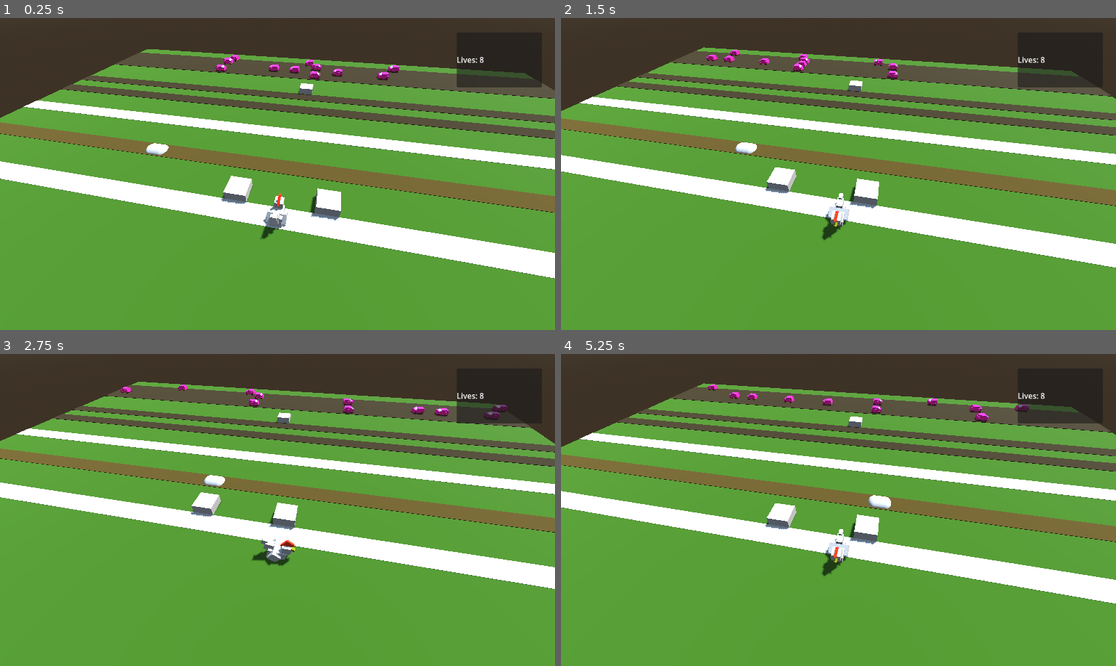
Above: before the commit, frames 1-4 (two rows, left to right).
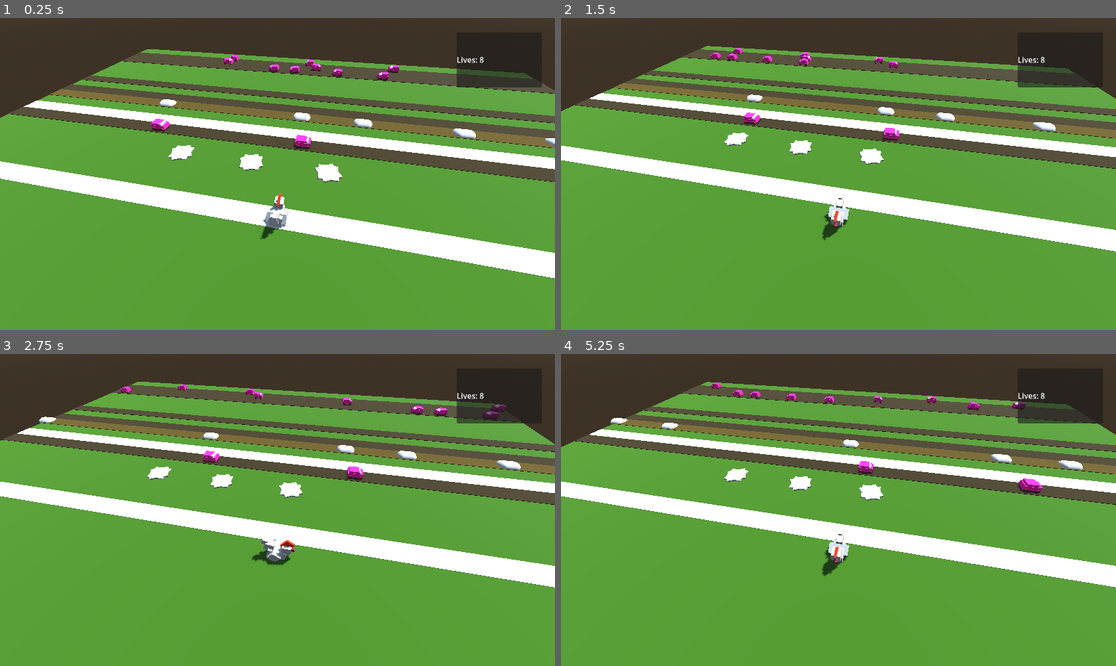
Above: after the commit, the same moments.

Repository: unblinky/danger-xing
Game: Godot game, scene res://Main/Main.tscn
Same seed, same stepped clock (60 frames per second), same inputs: the game is played once before the commit and once after it.
Inputs:
- Up to frame 1 (0.25 s): no input
- Up to frame 2 (1.5 s): hold D (move_right) 0.53-1.28 s; hold S (move_back) from 1.28 s (still down)
- Up to frame 3 (2.75 s): release S (move_back) at 2.03 s; hold D (move_right) from 2.03 s (still down)
- Up to frame 4 (5.25 s): release D (move_right) at 2.78 s; hold W (move_forward) 2.78-3.53 s; hold A (move_left) 3.53-5.03 s; hold S (move_back) from 5.03 s (still down)

The runs differ from the first frame. In frame 1, 13% of the frame differs, in the area x 0-100%, y 13-66%; in frame 2, 26%; in frame 3, 13%; in frame 4, 26%, in the area x 0-100%, y 8-81%.

Commit message:
Goals and riding Vessels.

Diff:
--- a/Code/Chicken/Chicken.gd
+++ b/Code/Chicken/Chicken.gd
@@ -3,6 +3,8 @@
 
 @onready var graphics: Node3D = $Graphics
 @onready var lives_ui: Label = $UI/LivesUI
+
+@export var lerp_speed: float = 8.0 # m/s lerp
 
 var lives: int = 8
 
@@ -11,7 +13,10 @@
 var from: Vector3
 var to: Vector3
 var weight: float = 1.0 # We're already there.
-var lerp_speed: float = 2.0 # m/s lerp
+
+
+var riding_vessel: Vessel = null
+
 
 func _ready() -> void:
 	area_entered.connect(on_collision)
@@ -35,30 +40,49 @@
 			graphics.rotation_degrees.y = -90.0
 
 		if Input.is_action_just_pressed("move_forward"):
+			riding_vessel = null
+
 			from = position
 			to = position + Vector3.FORWARD
+			to = to.round()
+
 			weight = 0.0
 			graphics.rotation_degrees.y = 0.0
 
 		if Input.is_action_just_pressed("move_back"):
+			riding_vessel = null
+
 			from = position
 			to = position + Vector3.BACK
+			to = to.round()
+
 			weight = 0.0
 			graphics.rotation_degrees.y = 180.0
 
 	if weight < 1.0:
 		# Update our position
 		weight += lerp_speed * delta
+		## Lerp the position.
+		position = lerp(from, to, weight)
 	else:
 		# Stop the lerp.
 		weight = 1.0
 		from = to
+		graphics.show()
 
-	position = lerp(from, to, weight)
+	if riding_vessel != null:
+		position = riding_vessel.global_position
+
+
+func rabbit_hole():
+	from = position
+	to = spawning_point
+	weight = 0.0
+	graphics.hide()
 
 
 func destroy():
-	position = spawning_point
+	rabbit_hole()
 	graphics.rotation_degrees.y = 0
 	lives -= 1
 	lives_ui.text = "Lives: " + str(lives)
@@ -67,13 +91,25 @@
 func on_collision(area: Area3D):
 	if area is Goal:
 		print("Goal!!!!")
+		area.occupy()
+		rabbit_hole()
+
+		# FIXME: Printing wrong.
+		# HACK: In the wrong place. Should be in Main.
+		if get_parent().is_game_over():
+			print("Level Complete")
+		else:
+			print ("Still more to go.")
 
 	if area is Car:
+		print("Hit by car.")
 		destroy()
 
 	if area is Vessel:
 		print("Riding on a Vessel.")
+		riding_vessel = area
 
 	if area is River:
-		destroy()
 		print("Hit the river.")
+		if riding_vessel == null:
+			destroy()
--- a/Code/Chicken/Chicken.tscn
+++ b/Code/Chicken/Chicken.tscn
@@ -1,16 +1,14 @@
 [gd_scene format=3 uid="uid://dp46nxm4qxs46"]
 
 [ext_resource type="Script" uid="uid://d2ylk5fblpau0" path="res://Chicken/Chicken.gd" id="1_13h8f"]
+[ext_resource type="Material" uid="uid://dlyf5cjkcjm5j" path="res://Car/assets/RubberTire.tres" id="2_nv08f"]
 
 [sub_resource type="BoxShape3D" id="BoxShape3D_13h8f"]
-size = Vector3(0.9, 0.9, 0.9)
+size = Vector3(0.8, 0.9, 0.8)
 
 [sub_resource type="BoxMesh" id="BoxMesh_13h8f"]
 
 [sub_resource type="BoxMesh" id="BoxMesh_nv08f"]
-
-[sub_resource type="StandardMaterial3D" id="StandardMaterial3D_kahpe"]
-albedo_color = Color(0.43378288, 0.433639, 0, 1)
 
 [sub_resource type="BoxMesh" id="BoxMesh_htchh"]
 size = Vector3(1, 0.542, 0.542)
@@ -40,7 +38,7 @@
 
 [node name="Beak" type="MeshInstance3D" parent="Graphics" unique_id=1847760561]
 transform = Transform3D(0.16036025, 0, 0, 0, 0.1565742, 0.05882232, 0, -0.03463999, 0.2658793, 0, 0.7135552, -0.7687149)
-material_override = SubResource("StandardMaterial3D_kahpe")
+material_override = ExtResource("2_nv08f")
 mesh = SubResource("BoxMesh_nv08f")
 
 [node name="MeshInstance3D3" type="MeshInstance3D" parent="Graphics" unique_id=330973047]
--- a/Code/Goal/Goal.gd
+++ b/Code/Goal/Goal.gd
@@ -1,2 +1,19 @@
 extends Area3D
 class_name Goal
+
+@onready var chicken: Node3D = $Chicken
+@onready var beak: MeshInstance3D = $Chicken/Beak
+
+var is_occupied: bool = false
+
+func _ready() -> void:
+	chicken.hide()
+
+# TODO:
+# - [ ] Jitter during the occupy().
+# - [x] Show chicken.
+# - [ ] Does the player care?
+
+func occupy():
+	chicken.show()
+	is_occupied = true
--- a/Code/Goal/Goal.tscn
+++ b/Code/Goal/Goal.tscn
@@ -3,15 +3,69 @@
 [ext_resource type="Script" uid="uid://0yhi8snlp42x" path="res://Goal/Goal.gd" id="1_prjlw"]
 
 [sub_resource type="BoxMesh" id="BoxMesh_6aewd"]
+size = Vector3(1, 0.249, 1)
 
 [sub_resource type="BoxShape3D" id="BoxShape3D_ng8ot"]
+
+[sub_resource type="BoxMesh" id="BoxMesh_13h8f"]
+
+[sub_resource type="BoxMesh" id="BoxMesh_nv08f"]
+
+[sub_resource type="StandardMaterial3D" id="StandardMaterial3D_kahpe"]
+albedo_color = Color(0.43378288, 0.433639, 0, 1)
+
+[sub_resource type="BoxMesh" id="BoxMesh_htchh"]
+size = Vector3(1, 0.542, 0.542)
+
+[sub_resource type="StandardMaterial3D" id="StandardMaterial3D_b74ct"]
+albedo_color = Color(0.8309133, 0.17172858, 6.738305e-07, 1)
+
+[sub_resource type="BoxMesh" id="BoxMesh_1m4ld"]
 
 [node name="Goal" type="Area3D" unique_id=1825972288]
 script = ExtResource("1_prjlw")
 
-[node name="Graphics" type="MeshInstance3D" parent="." unique_id=1373442049]
+[node name="Base" type="MeshInstance3D" parent="." unique_id=1373442049]
+mesh = SubResource("BoxMesh_6aewd")
+skeleton = NodePath("../..")
+
+[node name="Base2" type="MeshInstance3D" parent="." unique_id=91385817]
+transform = Transform3D(0.8660254, 0, 0.5, 0, 1, 0, -0.5, 0, 0.8660254, 0, 0, 0)
 mesh = SubResource("BoxMesh_6aewd")
 skeleton = NodePath("../..")
 
 [node name="CollisionShape3D" type="CollisionShape3D" parent="." unique_id=1314602027]
 shape = SubResource("BoxShape3D_ng8ot")
+
+[node name="Chicken" type="Node3D" parent="." unique_id=876771348]
+transform = Transform3D(-0.7656398, -0.0340817, 0.100812055, -0.03379005, 0.77224827, 0.0044491477, -0.10091019, 0, -0.766385, 0, 0, 0)
+
+[node name="MeshInstance3D" type="MeshInstance3D" parent="Chicken" unique_id=141617135]
+transform = Transform3D(0.62095976, 0, 0, 0, 0.7779697, 0.17316687, 0, -0.13678509, 0.9848925, 0, 0.23405814, 0.0289129)
+mesh = SubResource("BoxMesh_13h8f")
+
+[node name="MeshInstance3D2" type="MeshInstance3D" parent="Chicken" unique_id=259687319]
+transform = Transform3D(0.46743196, 0, 0, 0, 0.46743196, 0, 0, 0, 0.46743196, 0, 0.7513596, -0.4928006)
+mesh = SubResource("BoxMesh_nv08f")
+
+[node name="Beak" type="MeshInstance3D" parent="Chicken" unique_id=290554923]
+transform = Transform3D(0.16036025, 0, 0, 0, 0.1565742, 0.05882232, 0, -0.03463999, 0.2658793, 0, 0.7135552, -0.7687149)
+material_override = SubResource("StandardMaterial3D_kahpe")
+mesh = SubResource("BoxMesh_nv08f")
+
+[node name="MeshInstance3D3" type="MeshInstance3D" parent="Chicken" unique_id=690359225]
+transform = Transform3D(0.3225941, 0, 0, 0, 0.45173603, 0.12011324, 0, -0.12011324, 0.45173603, 0, 0.7513596, 0.4395994)
+mesh = SubResource("BoxMesh_nv08f")
+
+[node name="MeshInstance3D4" type="MeshInstance3D" parent="Chicken" unique_id=958006691]
+transform = Transform3D(0.20359908, 0, 0, 0, 0.28510454, 0.07580717, 0, -0.07580717, 0.28510454, 0, 1.0495838, 0.66016424)
+mesh = SubResource("BoxMesh_nv08f")
+
+[node name="Wings" type="MeshInstance3D" parent="Chicken" unique_id=822840794]
+transform = Transform3D(1, 0, 0, 0, 0.8137911, 0.58115757, 0, -0.58115757, 0.8137911, 0, 0.35623857, 0.10857487)
+mesh = SubResource("BoxMesh_htchh")
+
+[node name="Cowlick" type="MeshInstance3D" parent="Chicken" unique_id=1568638563]
+transform = Transform3D(0.10501046, 0, 0, 0, 0.27668726, -0.46938124, 0, 0.37919658, 0.34249204, 0, 1.0141598, -0.50403744)
+material_override = SubResource("StandardMaterial3D_b74ct")
+mesh = SubResource("BoxMesh_1m4ld")
--- a/Code/Main/Main.gd
+++ b/Code/Main/Main.gd
@@ -1,12 +1,11 @@
 extends Node
 class_name Main
 
+@export var goals: Array[Goal]
 
-# Called when the node enters the scene tree for the first time.
-func _ready() -> void:
-	pass # Replace with function body.
+func is_game_over() -> bool:
+	for goal in goals:
+		if not goal.is_occupied:
+			return false
 
-
-# Called every frame. 'delta' is the elapsed time since the previous frame.
-func _process(delta: float) -> void:
-	pass
+	return true
--- a/Code/Main/Main.tscn
+++ b/Code/Main/Main.tscn
@@ -47,21 +47,21 @@
 
 [node name="Chicken" parent="." unique_id=1595162323 instance=ExtResource("2_83ytx")]
 
-[node name="Goal" parent="." unique_id=1825972288 instance=ExtResource("3_amygn")]
-transform = Transform3D(1, 0, 0, 0, 1, 0, 0, 0, 1, 0, 0, -12)
+[node name="GoalA" parent="." unique_id=1825972288 instance=ExtResource("3_amygn")]
+transform = Transform3D(1, 0, 0, 0, 1, 0, 0, 0, 1, -6, 0, -3)
 
-[node name="Goal3" parent="." unique_id=1248000346 instance=ExtResource("3_amygn")]
-transform = Transform3D(1, 0, 0, 0, 1, 0, 0, 0, 1, 2, 0.016166687, -1)
+[node name="GoalB" parent="." unique_id=684977139 instance=ExtResource("3_amygn")]
+transform = Transform3D(1, 0, 0, 0, 1, 0, 0, 0, 1, -2, 0, -3)
 
-[node name="Goal4" parent="." unique_id=94995532 instance=ExtResource("3_amygn")]
-transform = Transform3D(1, 0, 0, 0, 1, 0, 0, 0, 1, -2, 0, -1)
+[node name="GoalC" parent="." unique_id=1345037798 instance=ExtResource("3_amygn")]
+transform = Transform3D(1, 0, 0, 0, 1, 0, 0, 0, 1, 2, 0, -3)
 
 [node name="Gound" type="MeshInstance3D" parent="." unique_id=387099955]
 material_override = SubResource("StandardMaterial3D_amygn")
 mesh = SubResource("BoxMesh_ps1la")
 
 [node name="LaneA" parent="." unique_id=1626431458 instance=ExtResource("4_6aewd")]
-transform = Transform3D(1, 0, 0, 0, 1, 0, 0, 0, 1, 0, 0, -15)
+transform = Transform3D(1, 0, 0, 0, 1, 0, 0, 0, 1, 0, 0, -5)
 
 [node name="Car" parent="LaneA" unique_id=211666107 instance=ExtResource("4_ps1la")]
 transform = Transform3D(-4.371139e-08, 0, -1, 0, 1, 0, 1, 0, -4.371139e-08, 0, 0, 0)
@@ -108,10 +108,22 @@
 transform = Transform3D(-4.371139e-08, 0, -1, 0, 1, 0, 1, 0, -4.371139e-08, -9, 0, 0)
 
 [node name="River" parent="." unique_id=727142097 instance=ExtResource("6_u2i7p")]
-transform = Transform3D(1, 0, 0, 0, 1, 0, 0, 0, 1, 0, 0, -3)
+transform = Transform3D(1, 0, 0, 0, 1, 0, 0, 0, 1, 0, 0, -8)
 
 [node name="Vessel" parent="River" unique_id=550237344 instance=ExtResource("7_hh5pf")]
-transform = Transform3D(1, 0, 0, 0, 1, 0, 0, 0, 1, -8, 0, 0)
+transform = Transform3D(1, 0, 0, 0, 1, 0, 0, 0, 1, -0.39947104, 0, 0)
+
+[node name="Vessel2" parent="River" unique_id=1300945560 instance=ExtResource("7_hh5pf")]
+transform = Transform3D(1, 0, 0, 0, 1, 0, 0, 0, 1, -10.399471, 0, 0)
+
+[node name="Vessel3" parent="River" unique_id=445984414 instance=ExtResource("7_hh5pf")]
+transform = Transform3D(1, 0, 0, 0, 1, 0, 0, 0, 1, 3.6005287, 0, 0)
+
+[node name="Vessel4" parent="River" unique_id=1656591368 instance=ExtResource("7_hh5pf")]
+transform = Transform3D(1, 0, 0, 0, 1, 0, 0, 0, 1, 9.600529, 0, 0)
+
+[node name="Vessel5" parent="River" unique_id=873497483 instance=ExtResource("7_hh5pf")]
+transform = Transform3D(1, 0, 0, 0, 1, 0, 0, 0, 1, 14.600529, 0, 0)
 
 [node name="Lane5" type="MeshInstance3D" parent="." unique_id=1043720086]
 transform = Transform3D(1, 0, 0, 0, 1, 0, 0, 0, 1, 0, 0, -9)
--- a/Code/Vessel/Vessel.tscn
+++ b/Code/Vessel/Vessel.tscn
@@ -3,7 +3,7 @@
 [ext_resource type="Script" uid="uid://4luqax8h1xgf" path="res://Vessel/Vessel.gd" id="1_fywir"]
 
 [sub_resource type="BoxShape3D" id="BoxShape3D_t7872"]
-size = Vector3(0.9, 0.9, 0.9)
+size = Vector3(0.8, 0.9, 0.571)
 
 [sub_resource type="CapsuleMesh" id="CapsuleMesh_t7872"]
 
Not shown, changed: Code/gdd.md
